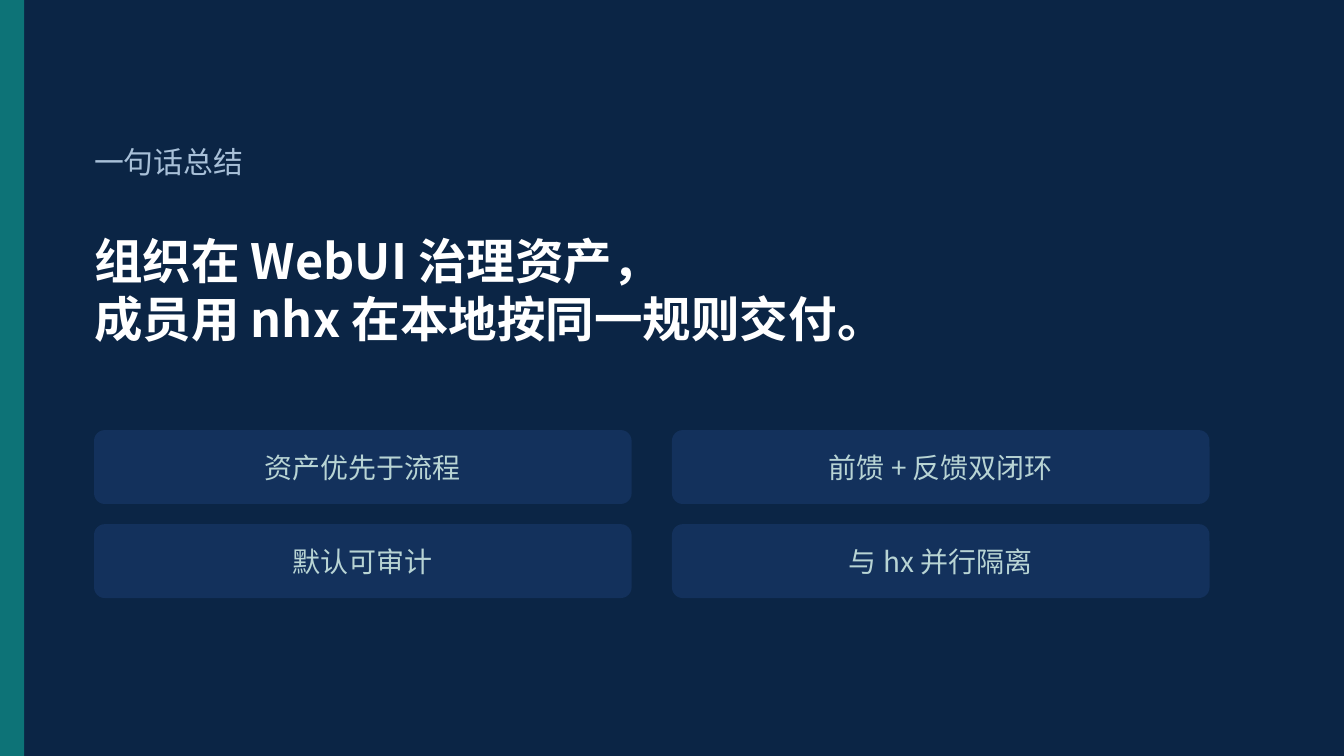
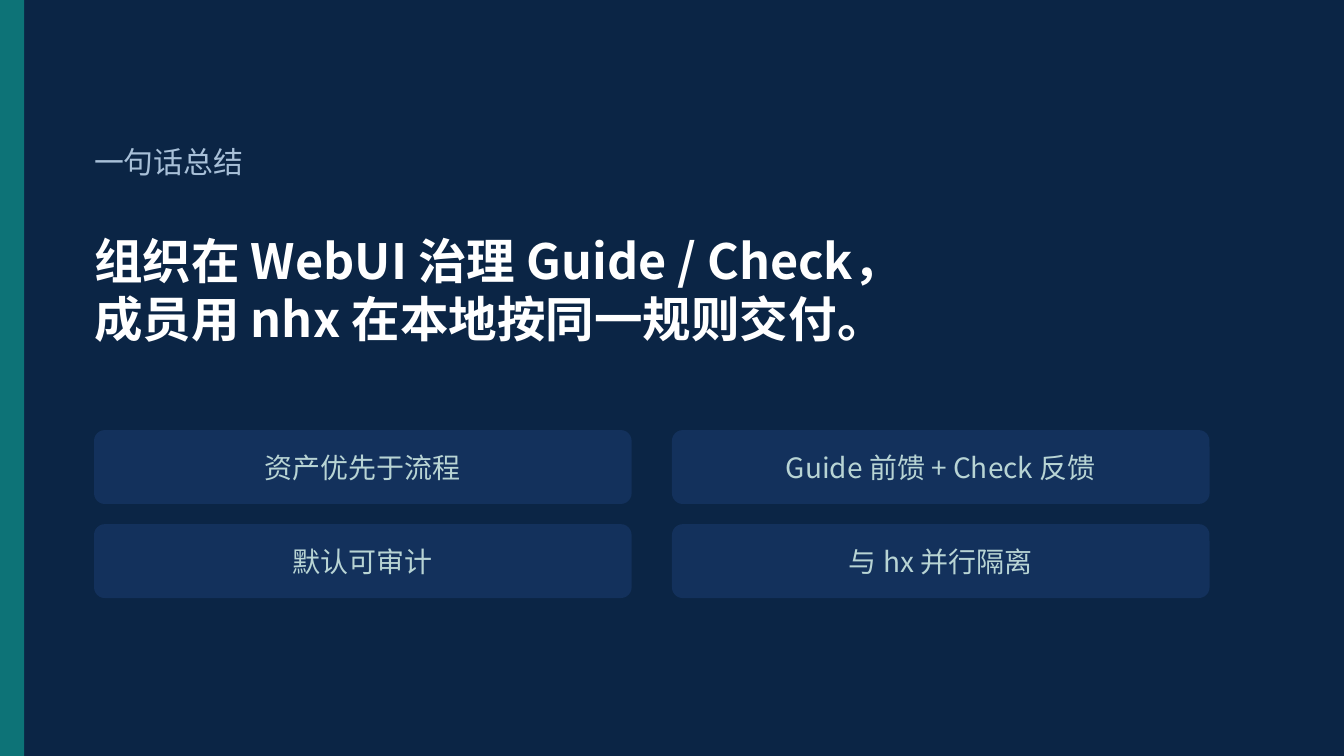
Before and after one commit to llm-insights-share/hx-lite, a slide deck: slide 14 of docs/HX应用介绍.pptx. Drawn at 1344x756 pixels with LibreOffice and Linux fonts; fonts in the diff are those of the drawing. Boxes give left, top, right and bottom in pixels: in the first picture for what was removed or moved away, otherwise in the second. Text is boxed around its words. In the diff, an @@ line names an element or a change of style, - is before the commit and + after.

Commit message:
release: hx-lite v1.02 — Template package/docx delivery & Check terminology
Propagate Guide template packages (incl. .docx) through export, sync, and
shell path layout; align gates/docs/PPTX to Check wording and nhx check.

```diff
--- a/docs/HX应用介绍.pptx
+++ b/docs/HX应用介绍.pptx
@@ text at bbox=[94, 238, 902, 286]: text changed @@
-组织在 WebUI 治理资产，
+组织在 WebUI 治理 Guide / Check，
@@ text at bbox=[786, 454, 1096, 480]: text changed @@
-前馈 + 反馈双闭环
+Guide 前馈 + Check 反馈
```
Also in this commit, not shown: 11 other slides changed, 35 other files.
